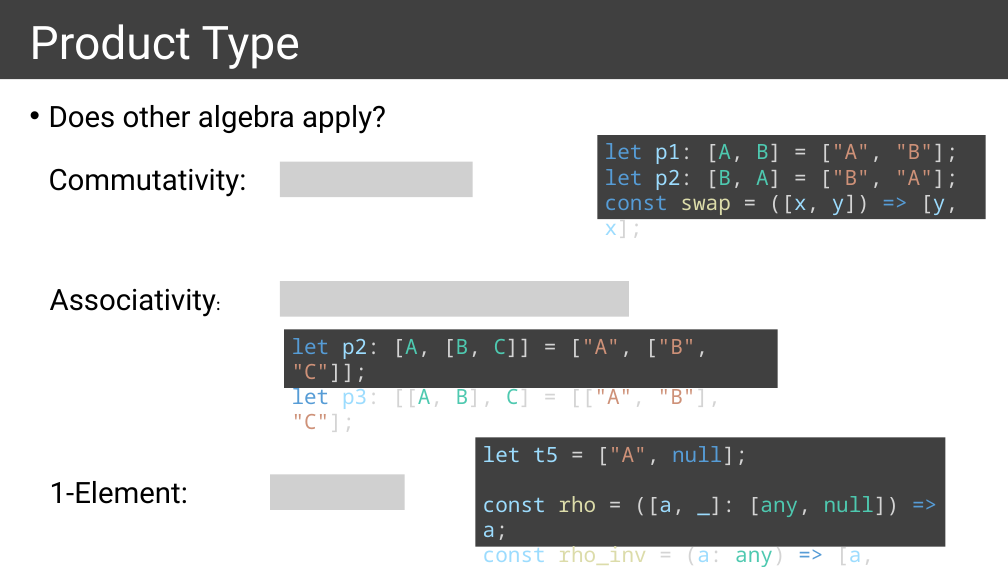
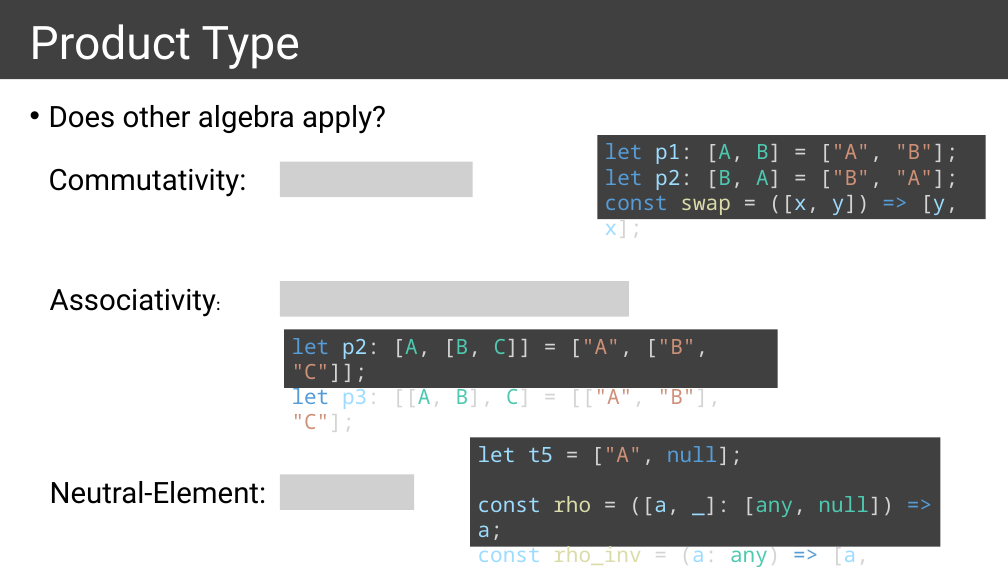
Before and after one commit to ymekesser/a-type-of-magic-presentation, a slide deck: slide 37 of a-type-of-magic.pptx. Drawn at 1008x567 pixels with LibreOffice and Linux fonts; fonts in the diff are those of the drawing; grey boxes stand for pictures. Boxes give left, top, right and bottom in pixels: in the first picture for what was removed or moved away, otherwise in the second. Text is boxed around its words. In the diff, an @@ line names an element or a change of style, - is before the commit and + after.

```diff
--- a/a-type-of-magic.pptx
+++ b/a-type-of-magic.pptx
@@ rectangle "let t5 = ["A", null];": place and size @@
-rectangle "let t5 = ["A", null];" at box(476, 438, 946, 547)
+rectangle "let t5 = ["A", null];" at box(470, 438, 941, 547)
@@ picture: place and size @@
-picture at box(270, 474, 405, 510)
+picture at box(280, 474, 414, 510)
@@ text at box(50, 481, 267, 504): text changed @@
-1-Element:
+Neutral-Element:
```
Also in this commit, not shown: 1 slide added, 1 slide removed, 1 other file.
